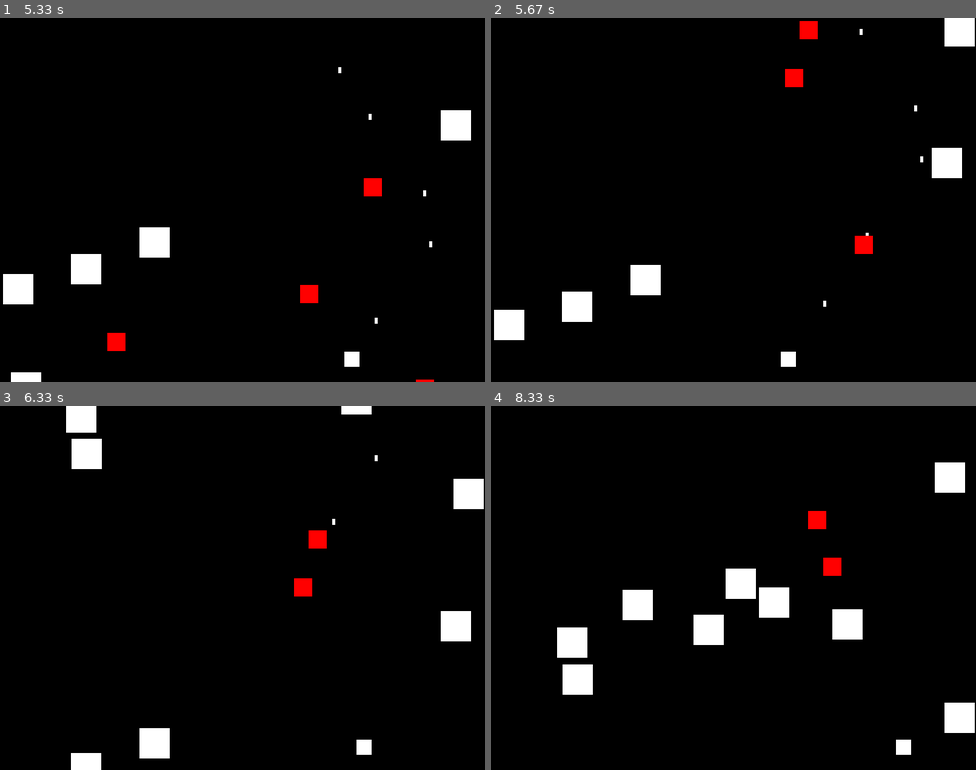
Above: before the commit, frames 1-4 (two rows, left to right).
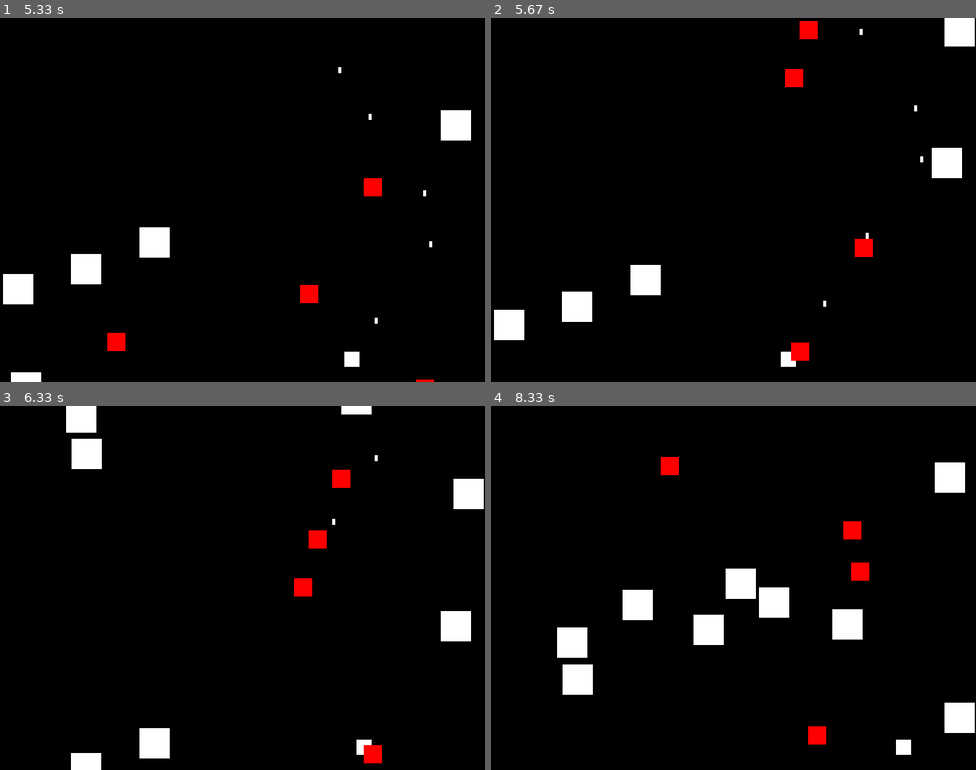
Above: after the commit, the same moments.

Repository: ray4585/Pygame-alien-sidescroller
Game: pygame game, started from main.py
The game is run twice, just before and just after one commit, with the same random seed, the same clock (stepped at 60 frames per second) and the same inputs.
Inputs:
- Up to frame 1 (5.33 s): tap Space at 0.33, 0.73, 1.03, 1.23, 1.53, 1.73, 2.03, 2.3, 2.6, 2.73, 3.03, 3.4, 3.7, 3.9, 4.2, 4.4, 4.7, 4.9, 5.2 s; hold Right 0.67-1.13 s; hold Right 1.17-1.63 s; hold Left 1.67-2.2 s; hold Left 2.23-2.63 s; hold Right 2.67-3.3 s; hold Left 3.33-3.8 s; hold Right 3.83-4.3 s; hold Right 4.33-4.8 s; hold Left from 4.83 s (still down)
- Up to frame 2 (5.67 s): release Left at 5.37 s; hold Left from 5.4 s (still down); tap Space at 5.47 s
- Up to frame 3 (6.33 s): tap Space at 5.77, 5.9, 6.2 s; release Left at 5.8 s; hold Right from 5.83 s (still down)
- Up to frame 4 (8.33 s): release Right at 6.47 s; hold Left 6.5-6.97 s; tap Space at 6.57, 6.87, 7.07, 7.37, 7.57, 7.87, 8.07 s; hold Right 7-7.47 s; hold Right 7.5-7.97 s; hold Left from 8 s (still down)

Frame 1 is identical in both runs. In frame 2, 0.2% of the frame differs, in the area x 61-79%, y 59-95%; in frame 3, 0.4%; in frame 4, 1.1%, in the area x 35-78%, y 14-93%.

Commit message:
Update main.py

Diff:
--- a/main.py
+++ b/main.py
@@ -137,7 +137,6 @@
     for powerup in powerups:
         powerup_rect = pygame.Rect(powerup[0], powerup[1], powerup_size, powerup_size)
         if player_rect.colliderect(powerup_rect):
-            powerups.remove(powerup)
             shooting_speed += 2  # Increase shooting speed
             powerup_active = True
             pygame.time.set_timer(pygame.USEREVENT, 5000)  # Set a timer to deactivate power-up after 5 seconds
